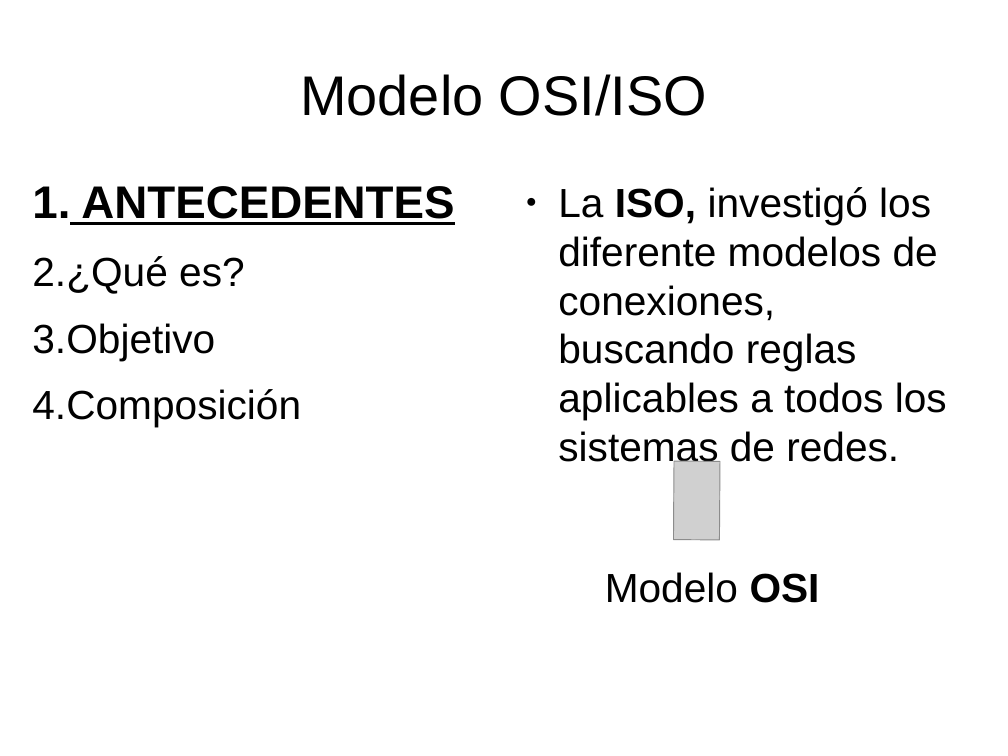
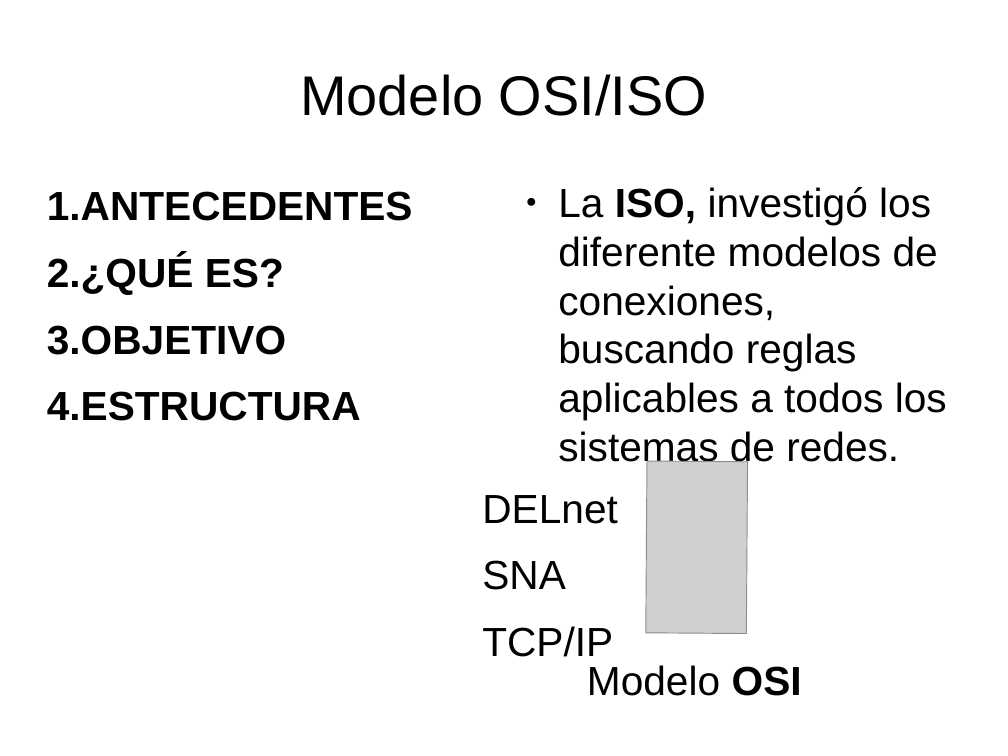
Before and after one commit to q92helea/Pechackucha, a slide deck: slide 3 of Pechakucha.odp. Drawn at 1008x756 pixels with LibreOffice and Linux fonts; fonts in the diff are those of the drawing; grey boxes stand for pictures. Boxes give left, top, right and bottom in pixels: in the first picture for what was removed or moved away, otherwise in the second. Text is boxed around its words. In the diff, an @@ line names an element or a change of style, - is before the commit and + after.

```diff
--- a/Pechakucha.odp
+++ b/Pechakucha.odp
@@ text "ANTECEDENTES": place and size @@
-text "ANTECEDENTES" at <box>32,186,454,427</box>
+text "ANTECEDENTES" at <box>47,191,413,421</box>
@@ text at <box>47,191,413,221</box>: size 36 to 32 pt, underline off in "ANTECEDENTES" @@
@@ text at <box>47,255,361,421</box>: text changed; bold on @@
-2. ¿Qué es?
-3. Objetivo
-4. Composición
+2. ¿QUÉ ES?
+3. OBJETIVO
+4. ESTRUCTURA
@@ picture: place and size @@
-picture at <box>674,461,720,540</box>
+picture at <box>646,462,748,634</box>
@@ text added at <box>482,495,617,657</box>, 32 pt, text #000000 @@
+DELnet
+SNA
+TCP/IP
@@ text "Modelo OSI": place and size @@
-text "Modelo OSI" at <box>605,572,820,603</box>
+text "Modelo OSI" at <box>587,665,802,696</box>
```
Also in this commit, not shown: 15 other slides changed, 2 slides added, 1 slide removed, 1 other file.
